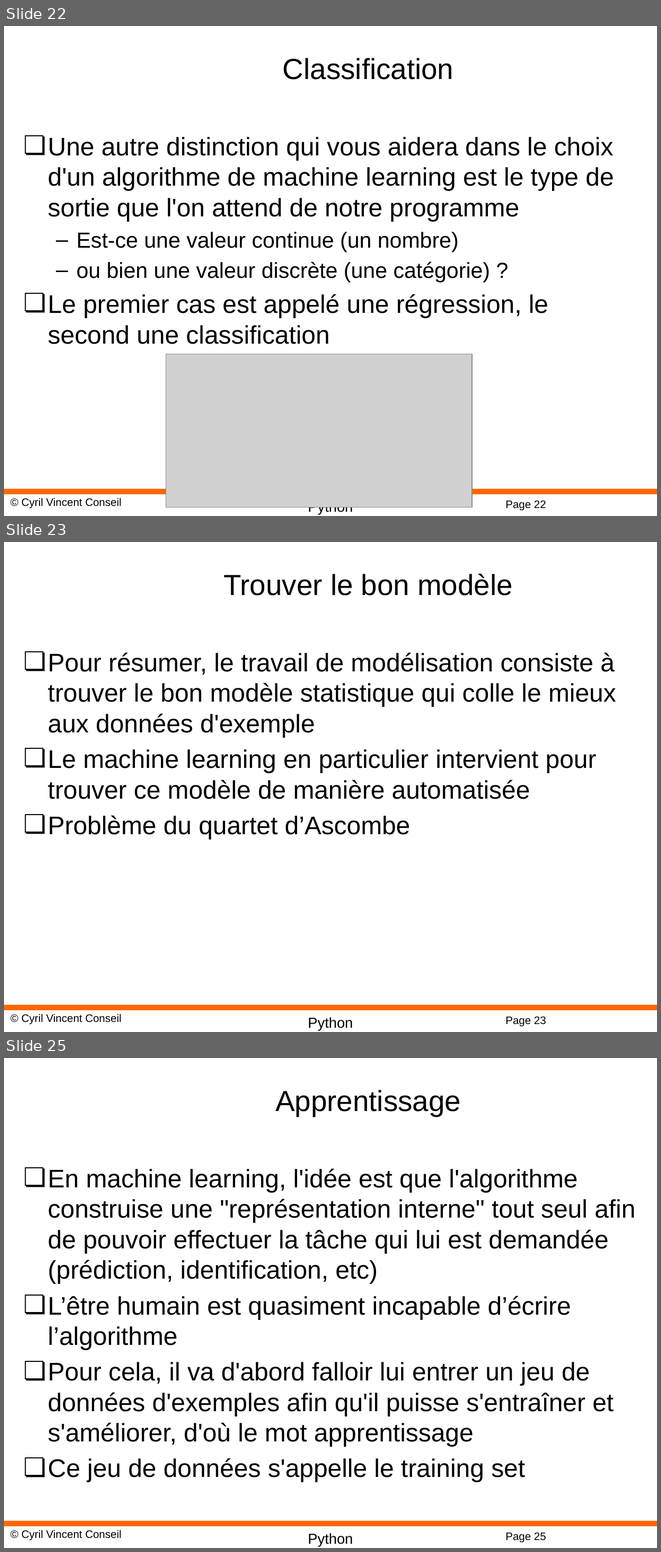
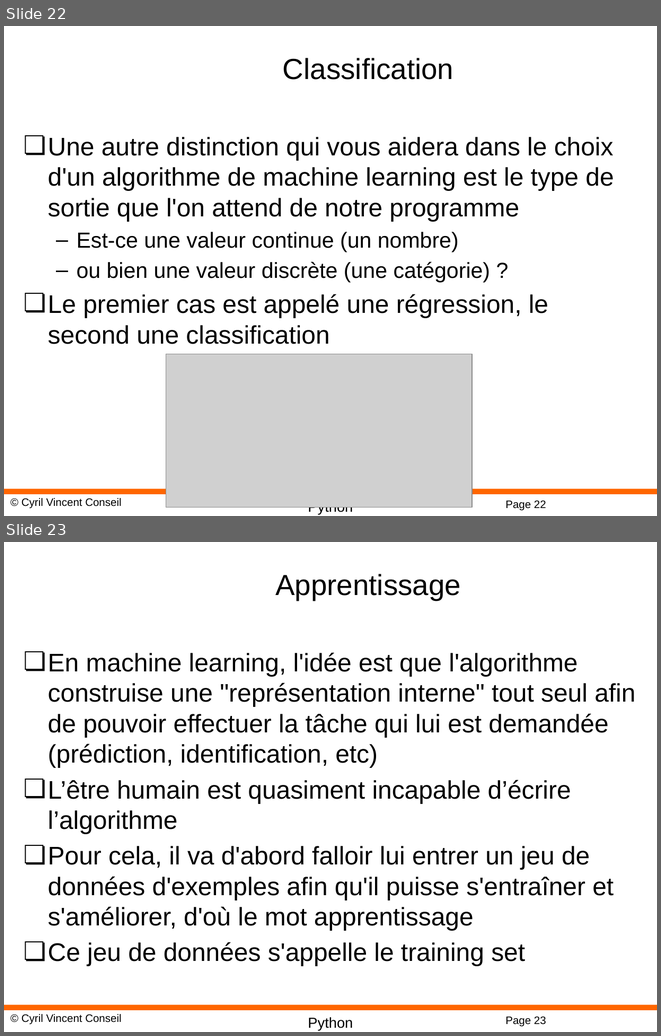
Before and after one commit to cyrilvincent/DL, a slide deck: PPT/DeepLearning01-Intro.pptx. Shown one above the other, each under a label of ours: slides 22, 23 and 25 before the commit, slides 22 and 23 after it; the slides between them are not shown. The pictures are 661x1552 and 661x1036 pixels, drawn with LibreOffice and Linux fonts; fonts in the diff are those of the drawing; grey boxes stand for pictures; background and template pictures are left out. Boxes give left, top, right and bottom in pixels: in the first picture for what was removed or moved away, otherwise in the second. Text is boxed around its words. In the diff, an @@ line names an element or a change of style, - is before the commit and + after.

```diff
--- a/PPT/DeepLearning01-Intro.pptx
+++ b/PPT/DeepLearning01-Intro.pptx
@@ slide 23 removed at <box>4,542,657,1032</box>, background #FFFFFF; not listed: 4 template elements that a slide beside it also shows @@
@@ title removed at <box>223,573,513,596</box> @@
-Trouver le bon modèle
@@ text removed at <box>48,652,616,839</box> @@
-❏ Pour résumer, le travail de modélisation consiste à trouver le bon modèle statistique qui colle le mieux aux données d'exemple
-❏ Le machine learning en particulier intervient pour trouver ce modèle de manière automatisée
-❏ Problème du quartet d’Ascombe
@@ what was slide 25 is now slide 23 @@
@@ page number at <box>505,1016,546,1026</box>: text changed @@
-Page 25
+Page 23
```
Also in this commit, not shown: 1 slide changed, 1 other slide removed, 17 other files.
